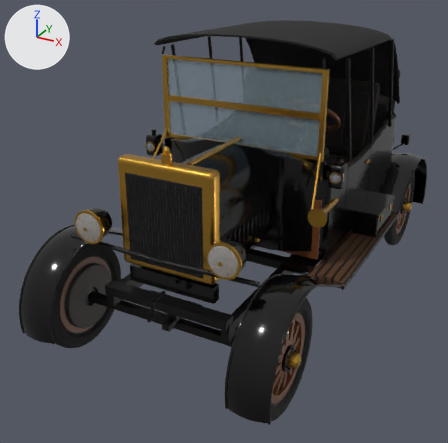
What one commit did to the glTF model data/models/runabout_t/runabout_t.glb.
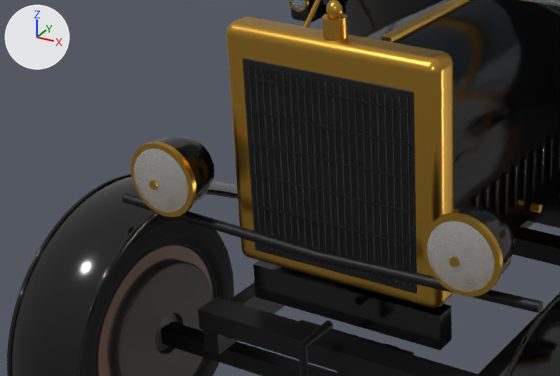
There are two pictures of each version: one whole from a camera (50 mm lens) standing at (1.8, -3.93, 2.43) and looking at (-0.2, -0.29, 0.61), one close up on the part from 4% to 60% of the width and 33% to 71% of the height. Arrows for +X, +Y and +Z are at upper left; the lights stay in place. The last two pictures show the newer version. Where no turn or scale is listed for an object, it has been applied to the vertices. Vertices at exactly the same position are counted once.

Names of what the first close-up shows: 'hood_L', 'hood_R', 'runabout_t', 'wheel_FR'.
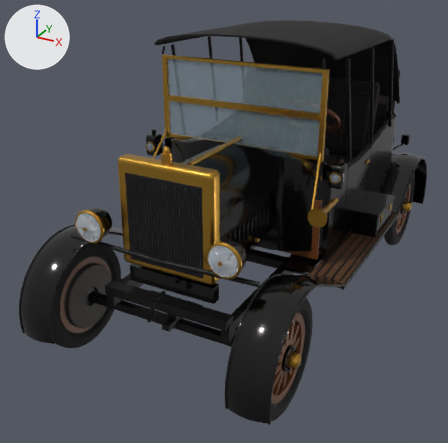
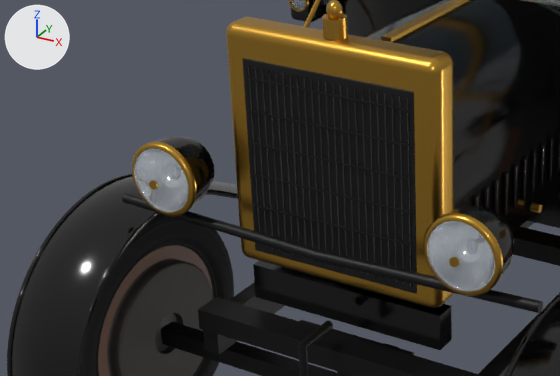
The change in detail:
me_runabout_t is used by ob_runabout_t; location (0.0, 0.0, 0.0).
me_runabout_t had 23680 vertices, 46344 faces and spanned x -0.84..0.84, y -1.73..1.73, z 0.22..1.79.
me_runabout_t now has 24296 vertices, 47584 faces and spans x -0.84..0.84, y -1.73..1.73, z 0.22..1.79.
me_runabout_t part 1: 28 vertices moved within x 0.35..0.53, y -1.46, z 0.88..1.06; 37 vertices removed from x 0.44, y -1.46..-1.45, z 0.97; 345 vertices added at x 0.34..0.54, y -1.46..-1.35, z 0.87..1.07.
me_runabout_t part 2: 28 vertices moved within x -0.53..-0.35, y -1.46, z 0.88..1.06; 37 vertices removed from x -0.44, y -1.46..-1.45, z 0.97; 345 vertices added at x -0.54..-0.34, y -1.46..-1.35, z 0.87..1.07.

Where the change shows, as pixel boxes [x1, y1, x2, y2] in the close-ups (560 x 376 px):
part 1 of me_runabout_t, cut back
    after: [423, 215, 501, 296]
part 2 of me_runabout_t, cut back
    after: [132, 143, 194, 217]
